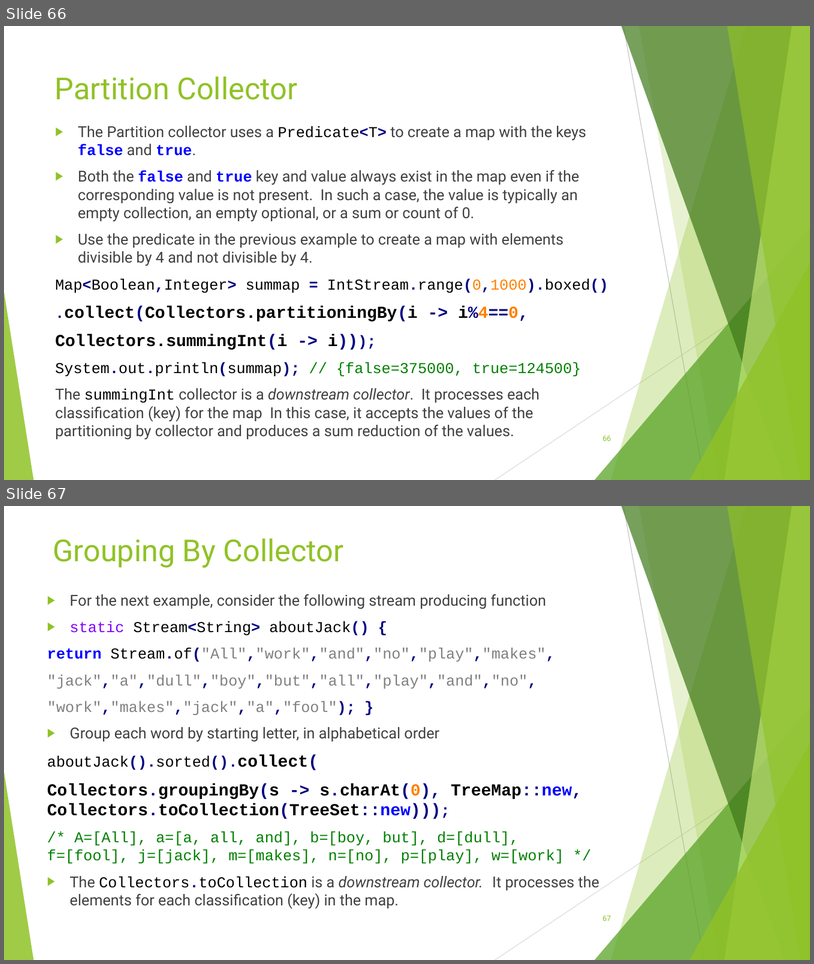
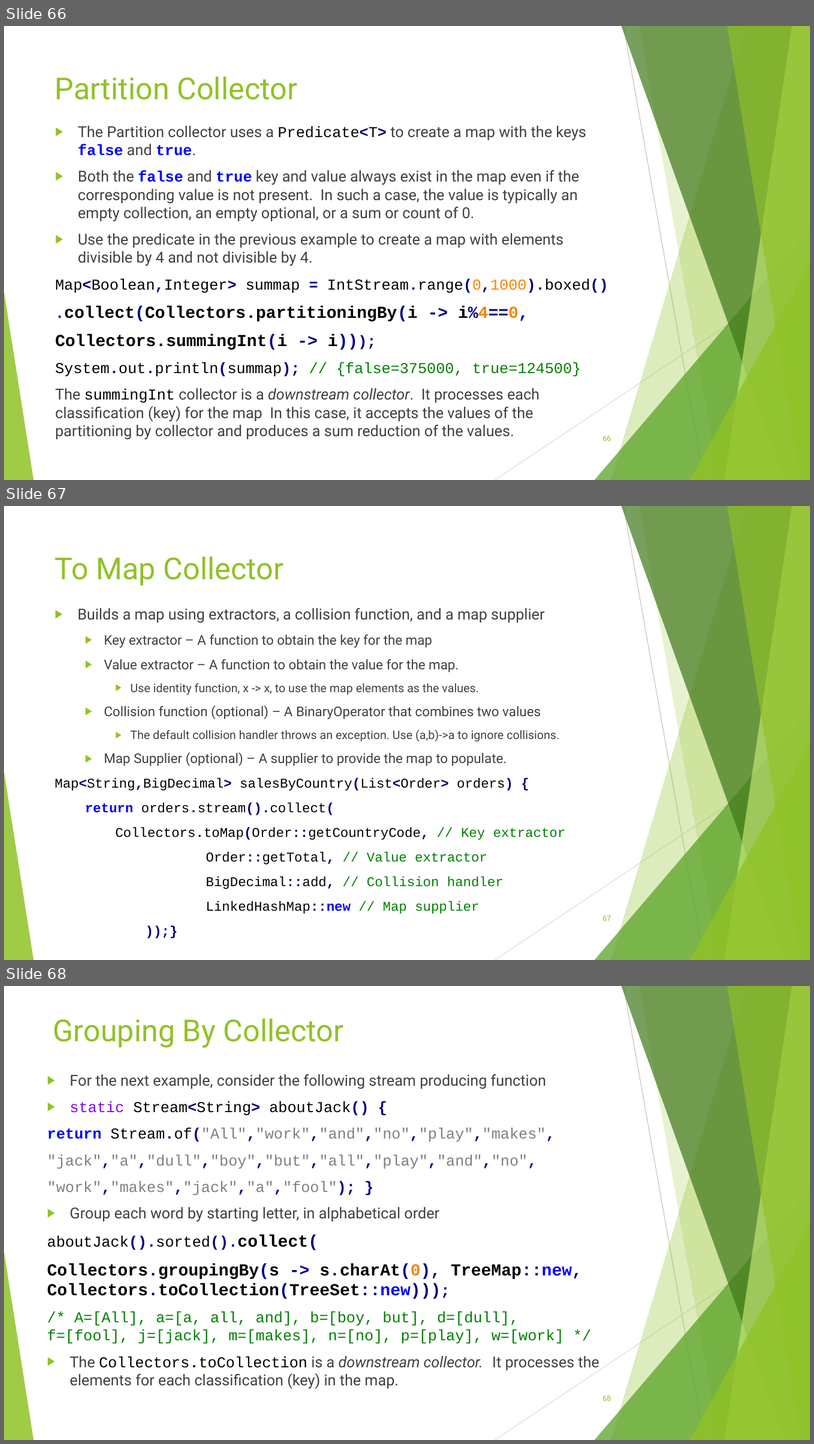
Before and after one commit to RichardRoda/2017-CodePaLOUsa-Lambda, a slide deck: Learning to Love the Lambda in the Stream.pptx. Shown one above the other, each under a label of ours: slides 66 and 67 before the commit, slides 66, 67 and 68 after it. The pictures are 814x964 and 814x1444 pixels, drawn with LibreOffice and Linux fonts; fonts in the diff are those of the drawing. Boxes give left, top, right and bottom in pixels: in the first picture for what was removed or moved away, otherwise in the second. Text is boxed around its words. In the diff, an @@ line names an element or a change of style, - is before the commit and + after.

Commit message:
Add "toMap" collector to slides.  Consolidate the existing "groupingBy" concurrent collector slide into one that mentions that concurrent versions of toConcurrentMap and groupingByConcurrent are available.

```diff
--- a/Learning to Love the Lambda in the Stream.pptx
+++ b/Learning to Love the Lambda in the Stream.pptx
@@ slide 67 added at (4, 506, 810, 960), background #FFFFFF; not listed: 10 template elements that a slide beside it also shows @@
@@ title added at (55, 556, 284, 586), 36 pt, text #90C226 @@
+To Map Collector
@@ text added at (55, 608, 566, 913), 16 pt, text #404040 @@
+▶ Builds a map using extractors, a collision function, and a map supplier
+  ▶ Key extractor – A function to obtain the key for the map
+  ▶ Value extractor – A function to obtain the value for the map.
+    ▶ Use identity function, x -> x, to use the map elements as the values.
+  ▶ Collision function (optional) – A BinaryOperator that combines two values
+    ▶ The default collision handler throws an exception. Use (a,b)->a to ignore collisions.
+  ▶ Map Supplier (optional) – A supplier to provide the map to populate.
+Map<String,BigDecimal> salesByCountry(List<Order> orders) {
+return orders.stream().collect(
+Collectors.toMap(Order::getCountryCode, // Key extractor
+Order::getTotal, // Value extractor
+BigDecimal::add, // Collision handler
+LinkedHashMap::new // Map supplier
+));}
@@ page number added at (603, 915, 611, 921), 9 pt, text #90C226 @@
+67
@@ what was slide 67 is now slide 68 @@
@@ page number at (603, 1395, 611, 1401): text changed @@
-67
+68
```
Also in this commit, not shown: 1 slide changed, 1 other slide added, 1 slide removed, 1 other file.
